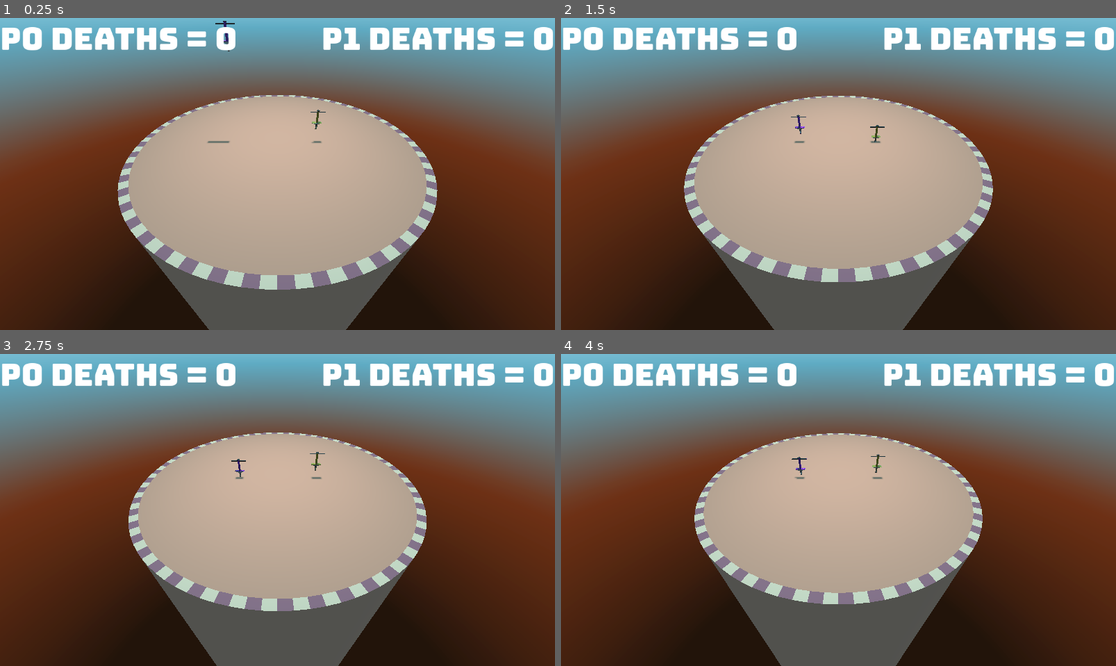
Above: before the commit, frames 1-4 (two rows, left to right).
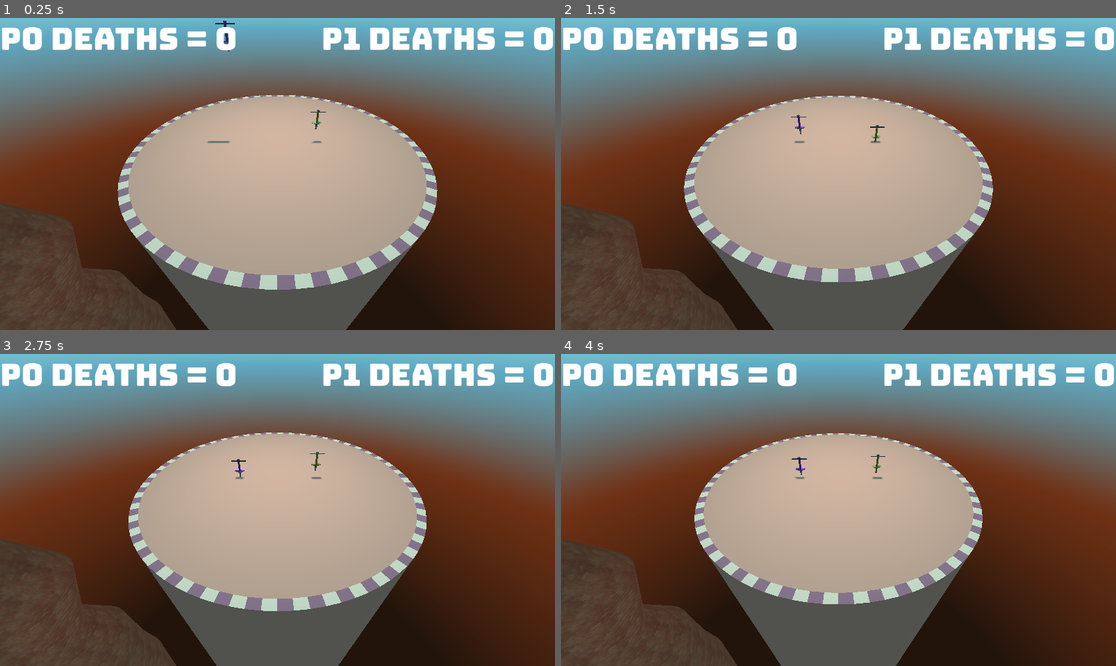
Above: after the commit, the same moments.

Repository: proximadams/Lucky-Erik-Alex-Jam-2025
Game: Godot game, scene res://World.tscn
Same seed, same stepped clock (60 frames per second), same inputs: the game is played once before the commit and once after it. Sound files missing from this copy of the repository are replaced by a short silence.
Inputs:
- Up to frame 1 (0.25 s): no input
- Up to frame 2 (1.5 s): no input
- Up to frame 3 (2.75 s): no input
- Up to frame 4 (4 s): no input

The runs differ from the first frame. In frame 1, 7.2% of the frame differs, in the area x 0-32%, y 59-100%; in frame 2, 7.2%; in frame 3, 7.2%; in frame 4, 7.2%.

Commit message:
updated platform for real

Diff:
--- a/World.tscn
+++ b/World.tscn
@@ -7,6 +7,7 @@
 [ext_resource type="Texture2D" uid="uid://cwxodangmbk18" path="res://Environment/T_Skybox.png" id="3_t73nb"]
 [ext_resource type="PackedScene" uid="uid://c4yjmdym54n72" path="res://Player/player.tscn" id="4_eiw2n"]
 [ext_resource type="FontFile" uid="uid://cmjwv7ccyiqyi" path="res://Themes/Bungee-Regular.ttf" id="6_78its"]
+[ext_resource type="PackedScene" uid="uid://djyqk7xmvc81i" path="res://Environment/SM_MainPlatform2.fbx" id="8_hgijc"]
 
 [sub_resource type="CylinderShape3D" id="CylinderShape3D_phmpv"]
 height = 100.0
@@ -127,6 +128,10 @@
 text = "Player 0 Wins"
 horizontal_alignment = 2
 
+[node name="SM_MainPlatform2" parent="." instance=ExtResource("8_hgijc")]
+transform = Transform3D(1, 0, 0, 0, 1, 0, 0, 0, 1, 1.83956, 0.891556, -51.2487)
+
 [connection signal="tree_exited" from="Floor" to="." method="game_over"]
 
 [editable path="Floor/SM_Skybox"]
+[editable path="SM_MainPlatform2"]
Not shown: 1 places in World.tscn that only renumber resources
